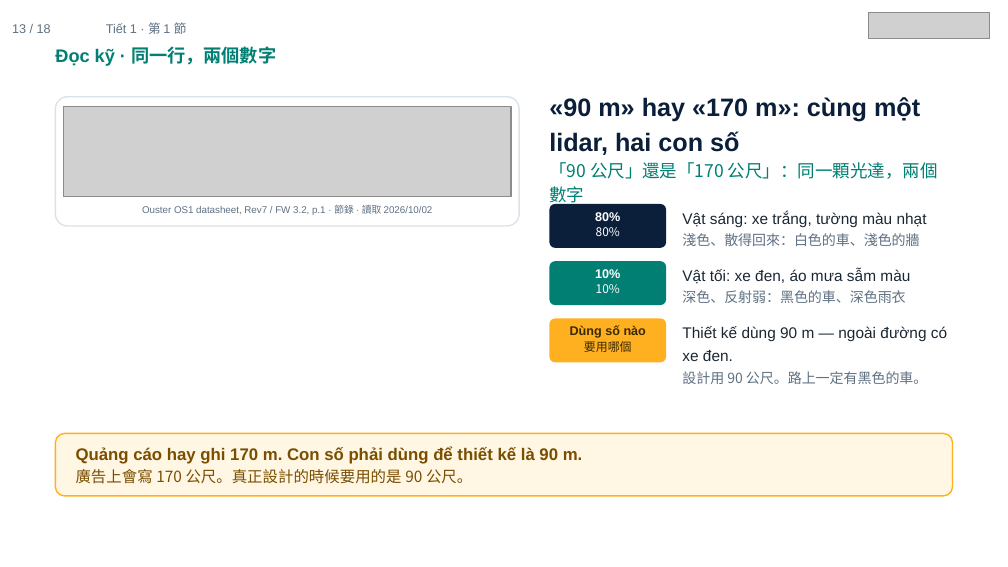
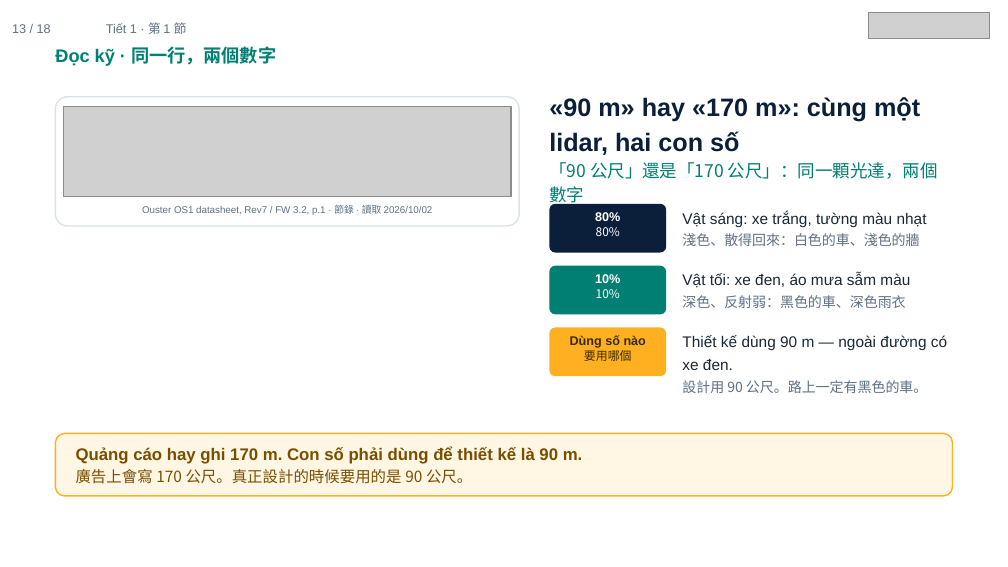
Before and after one commit to ch-neural/MITUST-Principles-of-Self-Driving-Cars, a slide deck: slide 13 of 第五週(10-08)/第五週_第1節_簡報.pptx. Drawn at 1008x567 pixels with LibreOffice and Linux fonts; fonts in the diff are those of the drawing; grey boxes stand for pictures. Boxes give left, top, right and bottom in pixels: in the first picture for what was removed or moved away, otherwise in the second. Text is boxed around its words. In the diff, an @@ line names an element or a change of style, - is before the commit and + after.

```diff
--- a/第五週(10-08)/第五週_第1節_簡報.pptx
+++ b/第五週(10-08)/第五週_第1節_簡報.pptx
@@ rounded rectangle: place and size @@
-rounded rectangle at (549, 204, 666, 248)
+rounded rectangle at (549, 204, 666, 252)
@@ rounded rectangle: place and size @@
-rounded rectangle at (549, 261, 666, 305)
+rounded rectangle at (549, 266, 666, 314)
@@ text "Vật tối: xe đen, áo ...": place and size @@
-text "Vật tối: xe đen, áo ..." at (682, 268, 910, 303)
+text "Vật tối: xe đen, áo ..." at (682, 273, 910, 308)
@@ text "10%": place and size @@
-text "10%" at (595, 269, 620, 293)
+text "10%" at (595, 274, 620, 298)
@@ proportions changed in 3 elements at (549, 204, 666, 252), (549, 266, 666, 314), (549, 328, 666, 376) @@
@@ rounded rectangle: place and size @@
-rounded rectangle at (549, 319, 666, 363)
+rounded rectangle at (549, 328, 666, 376)
@@ text "Thiết kế dùng 90 m ...": place and size @@
-text "Thiết kế dùng 90 m ..." at (682, 326, 947, 384)
+text "Thiết kế dùng 90 m ..." at (682, 335, 947, 393)
@@ text "Dùng số nào": place and size @@
-text "Dùng số nào" at (570, 325, 646, 352)
+text "Dùng số nào" at (570, 335, 646, 361)
```
Also in this commit, not shown: 2 other slides changed, 4 other files.
